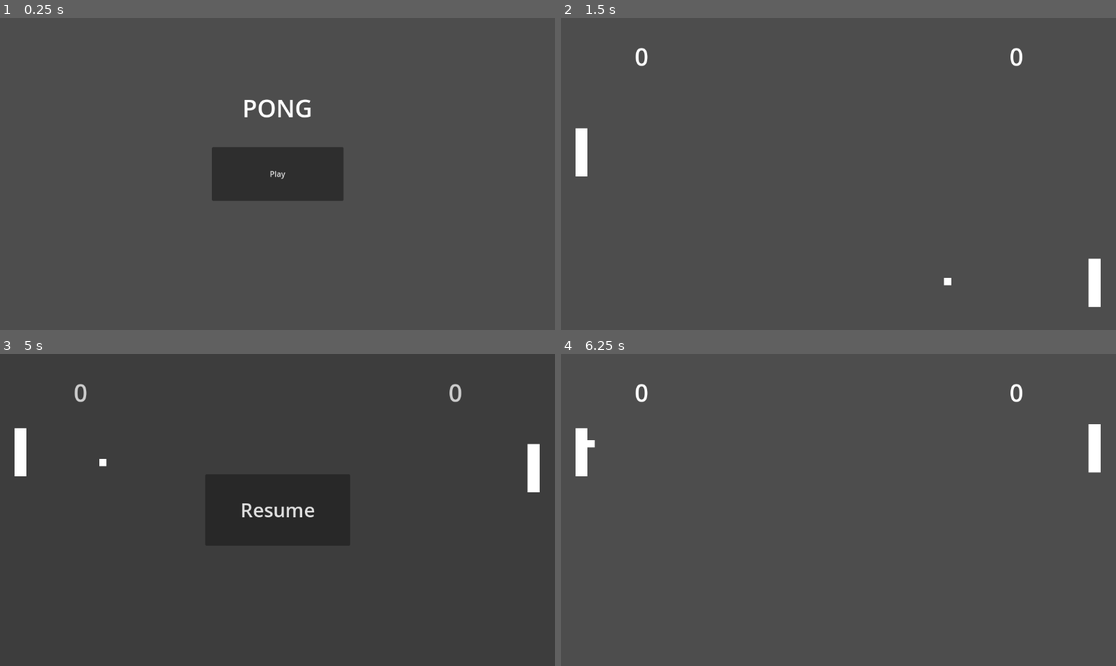
Above: before the commit, frames 1-4 (two rows, left to right).
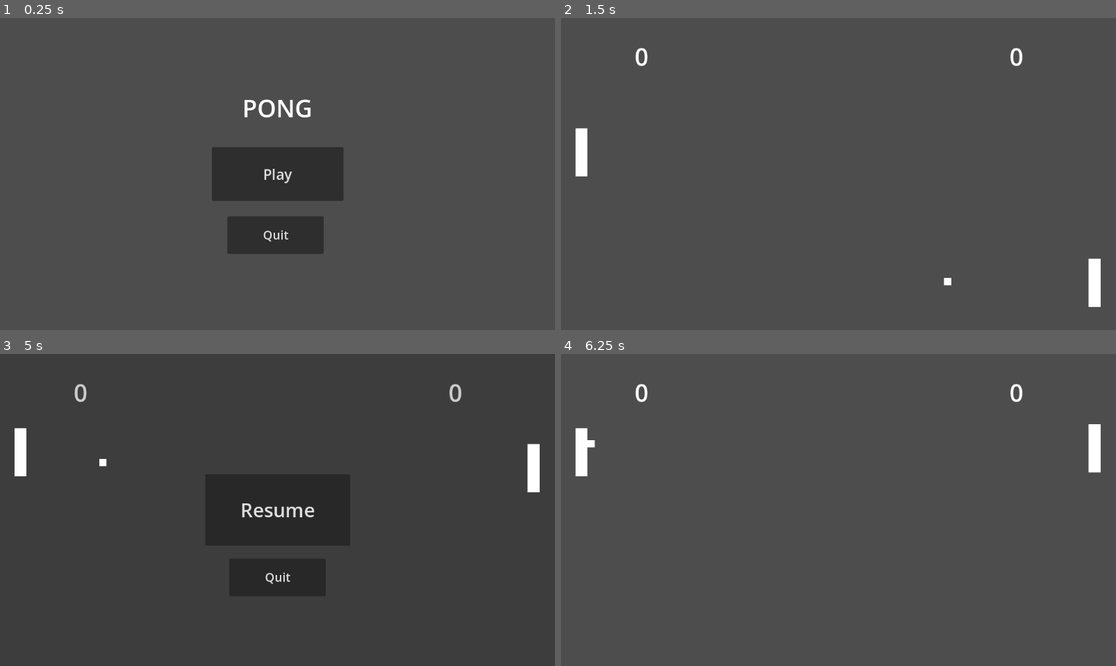
Above: after the commit, the same moments.

Repository: MattRoumo27/godot-pong
Game: Godot game, scene res://scenes/menus/main_menu.tscn
The game is run twice, just before and just after one commit, with the same random seed, the same clock (stepped at 60 frames per second) and the same inputs.
Inputs:
- Up to frame 1 (0.25 s): no input
- Up to frame 2 (1.5 s): click "Play" at 0.5 s; hold Up (move_up) from 1.28 s (still down)
- Up to frame 3 (5 s): release Up (move_up) at 2.03 s; hold Down (move_down) 2.03-2.78 s; hold Up (move_up) 2.78-4.28 s; hold Down (move_down) from 4.28 s (still down); tap Escape (pause) at 4.9 s
- Up to frame 4 (6.25 s): release Down (move_down) at 5.75 s; click "Resume" at 5.75 s

The runs differ from the first frame. In frame 1, 2.1% of the frame differs, in the area x 41-59%, y 48-76%; in frame 2, nothing differs; in frame 3, less than 0.1%; in frame 4, nothing differs.

Commit message:
Add quit functionality. The pause menu can quit to the main menu and the main menu will quit out of the game on Desktops

Diff:
--- a/scenes/menus/main_menu.tscn
+++ b/scenes/menus/main_menu.tscn
@@ -1,7 +1,8 @@
-[gd_scene load_steps=3 format=3 uid="uid://dyoqcskm4x285"]
+[gd_scene load_steps=4 format=3 uid="uid://dyoqcskm4x285"]
 
 [ext_resource type="Script" path="res://scripts/menus/play_button.gd" id="1_aa1ag"]
 [ext_resource type="PackedScene" uid="uid://6k4omkn55pes" path="res://scenes/game/game.tscn" id="2_q3j0e"]
+[ext_resource type="PackedScene" uid="uid://coddyuc13egi1" path="res://scenes/menus/quit_button.tscn" id="3_4ah3o"]
 
 [node name="MainMenu" type="Control"]
 layout_mode = 3
@@ -10,23 +11,6 @@
 anchor_bottom = 1.0
 grow_horizontal = 2
 grow_vertical = 2
-
-[node name="PlayButton" type="Button" parent="."]
-layout_mode = 1
-anchors_preset = 8
-anchor_left = 0.5
-anchor_top = 0.5
-anchor_right = 0.5
-anchor_bottom = 0.5
-offset_left = -136.5
-offset_top = -56.0
-offset_right = 136.5
-offset_bottom = 56.0
-grow_horizontal = 2
-grow_vertical = 2
-text = "Play"
-script = ExtResource("1_aa1ag")
-game_scene = ExtResource("2_q3j0e")
 
 [node name="Label" type="Label" parent="."]
 layout_mode = 1
@@ -46,4 +30,29 @@
 horizontal_alignment = 1
 vertical_alignment = 1
 
+[node name="PlayButton" type="Button" parent="."]
+layout_mode = 1
+anchors_preset = 8
+anchor_left = 0.5
+anchor_top = 0.5
+anchor_right = 0.5
+anchor_bottom = 0.5
+offset_left = -136.5
+offset_top = -56.0
+offset_right = 136.5
+offset_bottom = 56.0
+grow_horizontal = 2
+grow_vertical = 2
+theme_override_font_sizes/font_size = 30
+text = "Play"
+script = ExtResource("1_aa1ag")
+game_scene = ExtResource("2_q3j0e")
+
+[node name="QuitButton" parent="." instance=ExtResource("3_4ah3o")]
+layout_mode = 1
+offset_left = -104.0
+offset_top = 88.0
+offset_right = 96.0
+offset_bottom = 166.0
+
 [connection signal="button_up" from="PlayButton" to="PlayButton" method="_on_button_up"]
--- a/scenes/menus/pause_menu.tscn
+++ b/scenes/menus/pause_menu.tscn
@@ -1,6 +1,7 @@
-[gd_scene load_steps=2 format=3 uid="uid://mbkq6xj5avur"]
+[gd_scene load_steps=3 format=3 uid="uid://mbkq6xj5avur"]
 
 [ext_resource type="Script" path="res://scripts/menus/pause_menu.gd" id="1_kw64n"]
+[ext_resource type="PackedScene" uid="uid://coddyuc13egi1" path="res://scenes/menus/quit_button.tscn" id="2_gg07c"]
 
 [node name="PauseMenu" type="Control"]
 process_mode = 3
@@ -37,4 +38,10 @@
 theme_override_font_sizes/font_size = 40
 text = "Resume"
 
+[node name="QuitButton" parent="." instance=ExtResource("2_gg07c")]
+layout_mode = 1
+offset_top = 101.0
+offset_bottom = 179.0
+quit_procedure = 0
+
 [connection signal="button_up" from="ResumeButton" to="." method="_on_resume_button_button_up"]
--- /dev/null
+++ b/scenes/menus/quit_button.tscn
@@ -0,0 +1,21 @@
+[gd_scene load_steps=2 format=3 uid="uid://coddyuc13egi1"]
+
+[ext_resource type="Script" path="res://scripts/menus/quit_button.gd" id="1_5jgjo"]
+
+[node name="QuitButton" type="Button"]
+anchors_preset = 8
+anchor_left = 0.5
+anchor_top = 0.5
+anchor_right = 0.5
+anchor_bottom = 0.5
+offset_left = -100.0
+offset_top = 95.0
+offset_right = 100.0
+offset_bottom = 173.0
+grow_horizontal = 2
+grow_vertical = 2
+theme_override_font_sizes/font_size = 25
+text = "Quit"
+script = ExtResource("1_5jgjo")
+
+[connection signal="button_up" from="." to="." method="_on_button_up"]
--- a/scripts/game/ball.gd
+++ b/scripts/game/ball.gd
@@ -10,7 +10,6 @@
 @export var speed := INITIAL_SPEED
 
 var direction_vector: Vector2
-signal ball_went_out_bounds
 
 @onready var hit_paddle_sound: AudioStreamPlayer2D = $HitPaddleSound
 @onready var hit_wall_sound: AudioStreamPlayer2D = $HitWallSound
--- a/scripts/menus/play_button.gd
+++ b/scripts/menus/play_button.gd
@@ -3,7 +3,10 @@
 @export var game_scene: PackedScene
 
 func _on_button_up() -> void:
-	switch_to_the_game_scene()
+	if game_scene != null:
+		switch_to_the_game_scene()
+	else:
+		push_error("No game scene has been preloaded for the play button")
 
 func switch_to_the_game_scene() -> void:
 	var current_scene_tree := get_tree()
--- /dev/null
+++ b/scripts/menus/quit_button.gd
@@ -0,0 +1,34 @@
+extends Button
+
+enum QuitProcedure { MAIN_MENU, GAME }
+
+@export var quit_procedure: QuitProcedure = QuitProcedure.GAME
+
+func _on_button_up() -> void:
+	match quit_procedure:
+		QuitProcedure.MAIN_MENU:
+			quit_to_main_menu()
+		QuitProcedure.GAME:
+			quit_entire_game()
+		_:
+			push_error("An invalid QuitProcedure was attempted with the quit button")
+
+func quit_to_main_menu() -> void:
+	var MAIN_MENU := load("res://scenes/menus/main_menu.tscn")
+
+	if MAIN_MENU != null:
+		unpause_game()
+		get_tree().change_scene_to_packed(MAIN_MENU)
+	else:
+		push_error("No main menu scene has been loaded for the quit button")
+
+
+func quit_entire_game() -> void:
+	var current_scene_tree := get_tree()
+	current_scene_tree.root.propagate_notification(NOTIFICATION_WM_CLOSE_REQUEST)
+
+	current_scene_tree.quit()
+
+
+func unpause_game() -> void:
+	get_tree().paused = false
